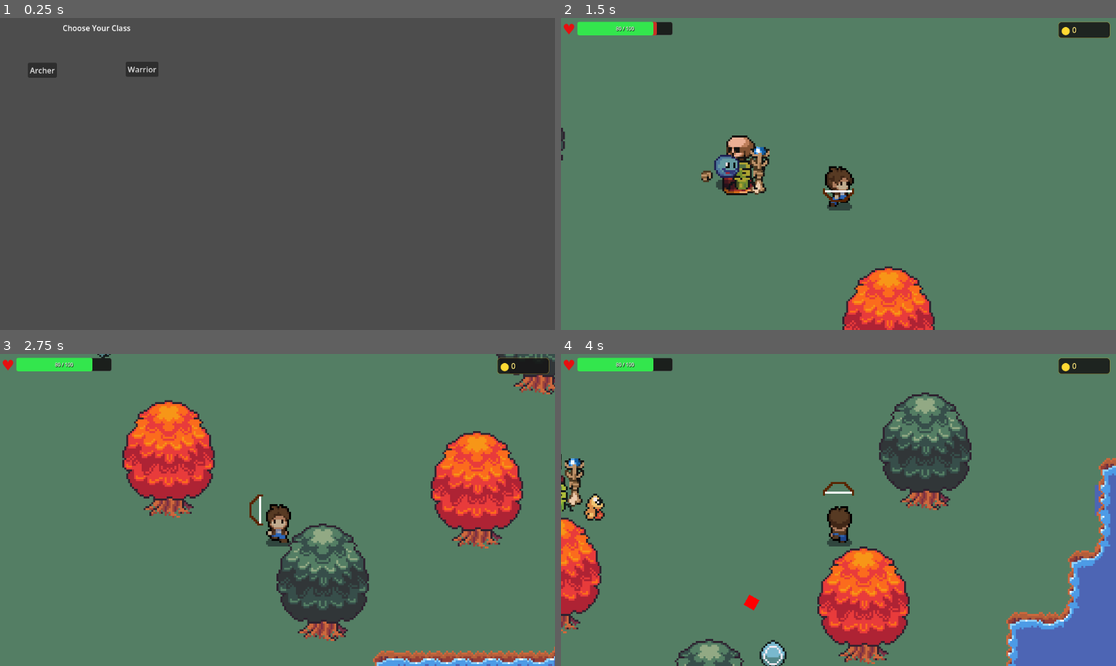
Above: before the commit, frames 1-4 (two rows, left to right).
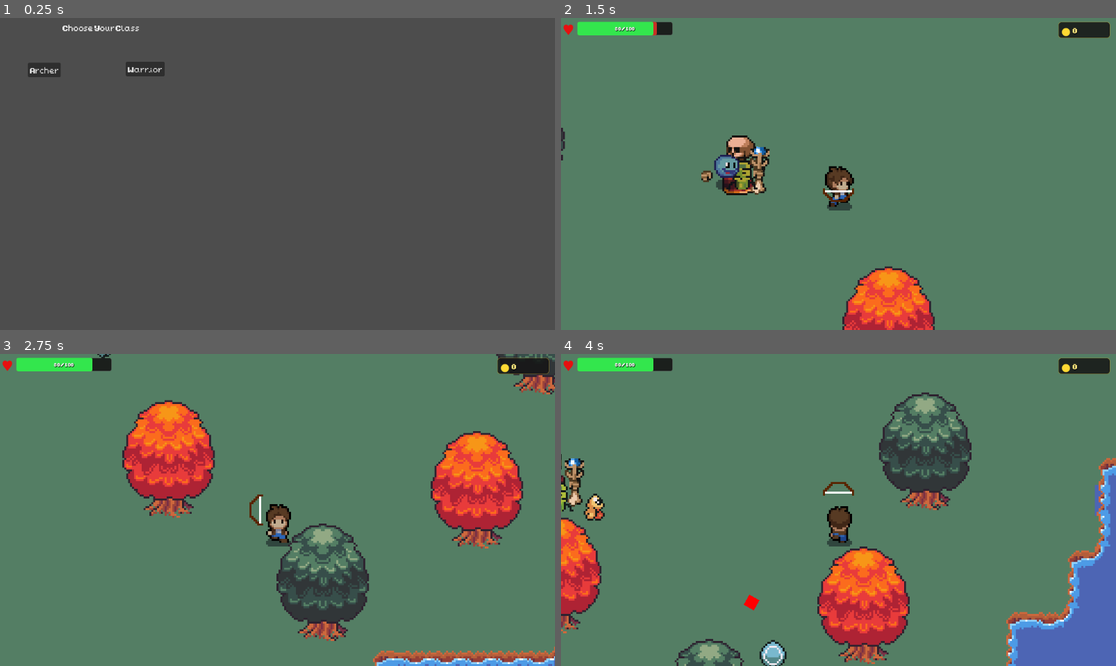
Above: after the commit, the same moments.

Repository: Alex1337F/INDAProject
Game: Godot game, scene res://scenes/class_select.tscn
The game is run twice, just before and just after one commit, with the same random seed, the same clock (stepped at 60 frames per second) and the same inputs.
Inputs:
- Up to frame 1 (0.25 s): no input
- Up to frame 2 (1.5 s): click "Archer" at 0.5 s; tap Enter at 1.25 s; hold D (walk-right) from 1.28 s (still down); hold Down (aim-down) from 1.28 s (still down)
- Up to frame 3 (2.75 s): release D (walk-right) at 2.03 s; release Down (aim-down) at 2.03 s; hold S (walk-backwards) from 2.03 s (still down); tap Left (aim-left) at 2.1 s
- Up to frame 4 (4 s): release S (walk-backwards) at 2.78 s; hold D (walk-right) 2.78-3.53 s; hold Right (aim-right) 2.78-3.53 s; hold W (walk-forward) from 3.53 s (still down); tap Up (aim-up) at 3.6 s

The runs differ from the first frame. In frame 1, 0.4% of the frame differs, in the area x 5-30%, y 2-20%; in frame 2, less than 0.1%; in frame 3, less than 0.1%; in frame 4, less than 0.1%.

Commit message:
Added assets and started working on an upgrade system. Progress on #17

Diff:
--- /dev/null
+++ b/assets/default_theme.tres
@@ -0,0 +1,6 @@
+[gd_resource type="Theme" format=3]
+
+[ext_resource type="FontFile" path="res://assets/sprites/Ui/Font/NormalFont.ttf" id="1_font"]
+
+[resource]
+default_font = ExtResource("1_font")
--- a/project.godot
+++ b/project.godot
@@ -18,6 +18,10 @@
 [autoload]
 
 GameState="*uid://cei5bjmyyjy7m"
+
+[gui]
+
+theme/custom="res://assets/default_theme.tres"
 
 [input]
 
--- a/scenes/Upgrades.tscn
+++ b/scenes/Upgrades.tscn
@@ -1,4 +1,7 @@
 [gd_scene format=3 uid="uid://cj5m5cmg6vwjg"]
+
+[ext_resource type="Texture2D" uid="uid://cljmwi2vjptnj" path="res://assets/sprites/GUI/UI books & more.png" id="1_sqcr3"]
+[ext_resource type="Texture2D" uid="uid://di1tbtb7i36g0" path="res://assets/sprites/selfmade-sprites/ARROW.png" id="2_hunyf"]
 
 [node name="Upgrades" type="Control" unique_id=135920479]
 layout_mode = 3
@@ -7,3 +10,27 @@
 anchor_bottom = 1.0
 grow_horizontal = 2
 grow_vertical = 2
+metadata/_edit_lock_ = true
+
+[node name="Sprite2D" type="Sprite2D" parent="." unique_id=1105406028]
+position = Vector2(582, 332)
+scale = Vector2(11.0625, 11.0625)
+texture = ExtResource("1_sqcr3")
+region_enabled = true
+region_rect = Rect2(16, 176, 95, 48)
+metadata/_edit_lock_ = true
+
+[node name="Sprite2D2" type="Sprite2D" parent="." unique_id=43292032]
+position = Vector2(305, 158.99998)
+scale = Vector2(12.609374, 10.359373)
+texture = ExtResource("2_hunyf")
+
+[node name="Label" type="Label" parent="." unique_id=1575927015]
+layout_mode = 0
+offset_left = 204.0
+offset_top = 207.0
+offset_right = 405.73914
+offset_bottom = 323.0
+theme_override_colors/font_color = Color(0, 0, 0, 1)
+theme_override_font_sizes/font_size = 50
+text = "Firerate"
Binary file added: assets/sprites/GUI/Time & weather.png
Not shown, added: assets/sprites/GUI/Time & weather.png.import
Binary file added: assets/sprites/GUI/UI books & more.png
Not shown, added: assets/sprites/GUI/UI books & more.png.import
Binary file added: assets/sprites/GUI/UI cooking.png
Not shown, added: assets/sprites/GUI/UI cooking.png.import
Binary file added: assets/sprites/Ui/Arrow.png
Not shown, added: assets/sprites/Ui/Arrow.png.import
Binary file added: assets/sprites/Ui/Dialog/ChoiceBox.png
Not shown, added: assets/sprites/Ui/Dialog/ChoiceBox.png.import
Binary file added: assets/sprites/Ui/Dialog/DialogBox.png
Not shown, added: assets/sprites/Ui/Dialog/DialogBox.png.import
(and 715 more such lines)
